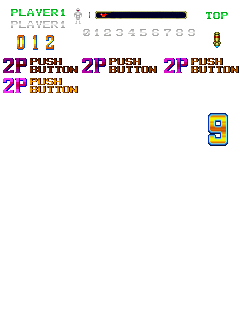
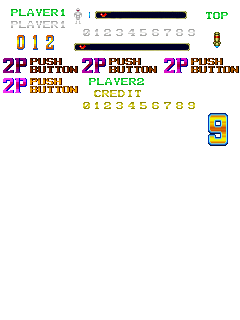
Before/after of a 240 × 320 layered artwork. What changed in the layer stack:
added layer "c9" above "c8" over [188, 102, 195, 109]
added layer "c8" above "c7" over [176, 102, 183, 109]
added layer "c7" above "c6" over [164, 102, 171, 109]
added layer "c6" above "c5" over [152, 102, 159, 109]
added layer "c5" above "c4" over [140, 102, 147, 109]
added layer "c4" above "c3" over [128, 102, 135, 109]
added layer "c3" above "c2" over [116, 102, 123, 109]
added layer "c2" above "c1" over [104, 102, 111, 109]
added layer "c1" above "c0" over [95, 102, 99, 109]
added layer "c0" above "credit" over [83, 102, 90, 109]
added layer "credit" above "player2" over [94, 90, 141, 97]
added layer "player2" above "bomb" over [89, 78, 144, 85]
added layer "extended energy bar" above "cont 9" over [74, 43, 190, 51]
